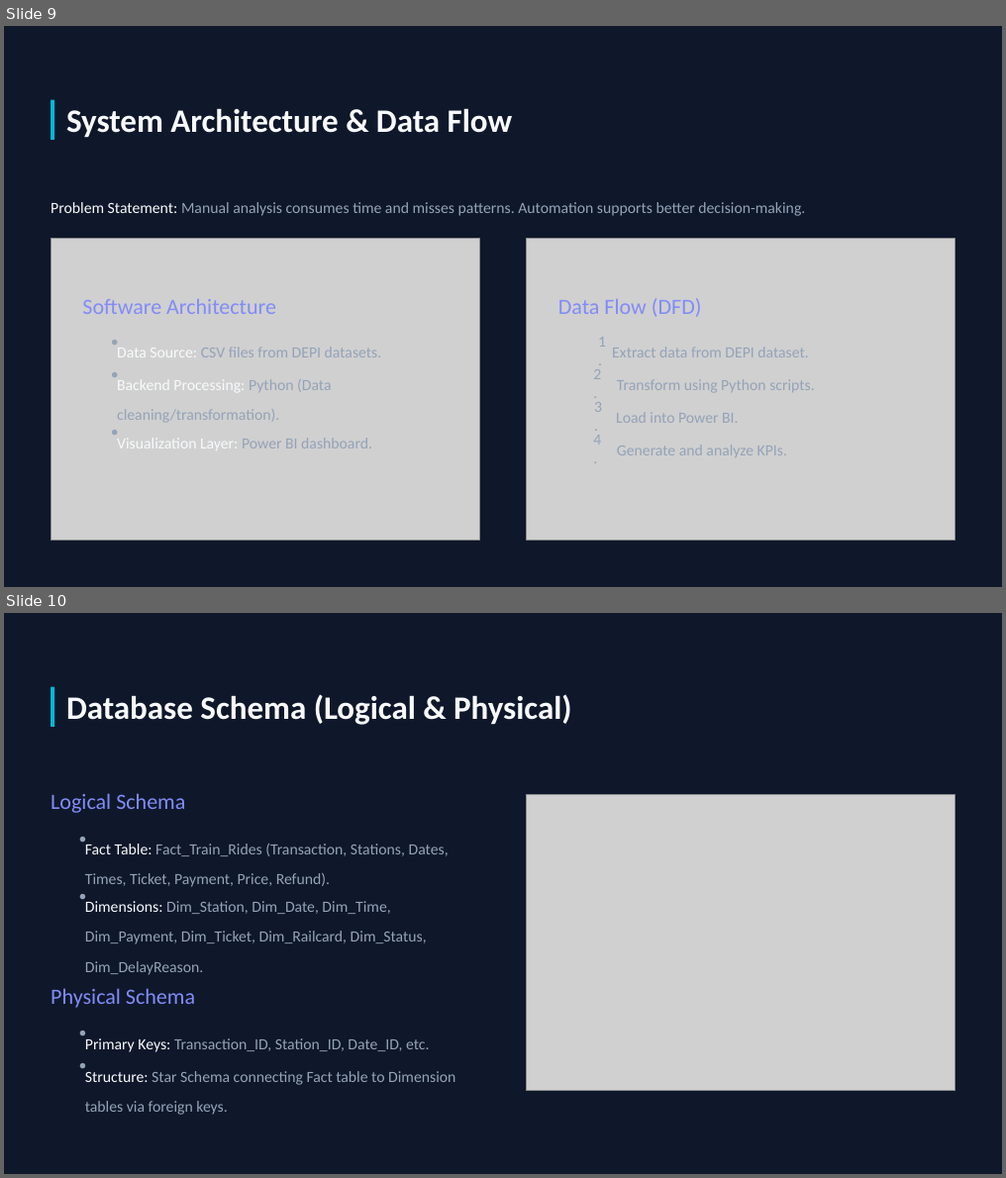
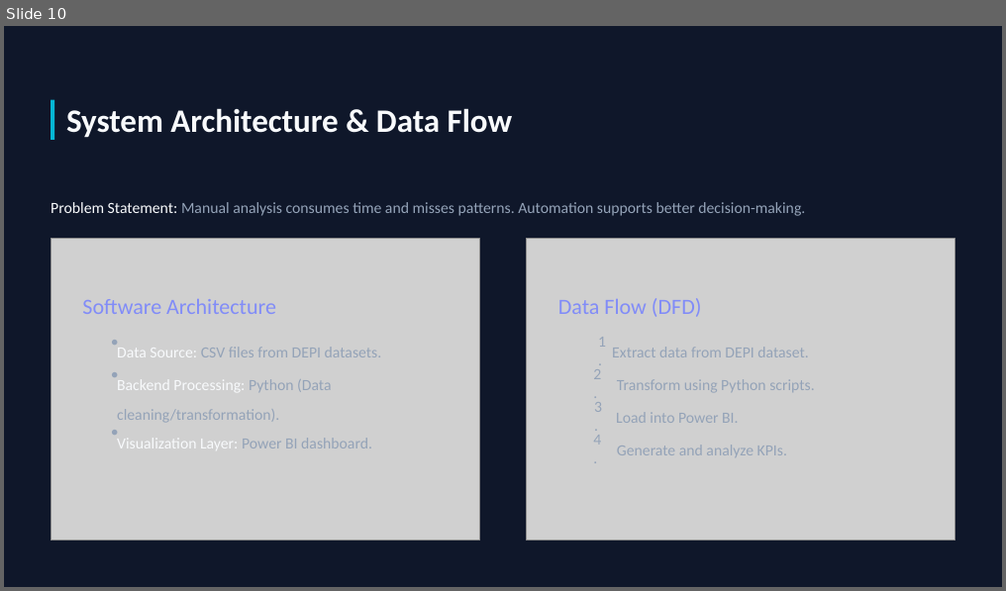
Before and after one commit to mazenezzat1313-DH/UK-Train-Rides, a slide deck: Presenation/Final UK Train Rides .pptx. Shown one above the other, each under a label of ours: slides 9 and 10 before the commit, slide 10 after it. The pictures are 1006x1178 and 1006x591 pixels, drawn with LibreOffice and Linux fonts; fonts in the diff are those of the drawing; grey boxes stand for pictures; background and template pictures are left out. Boxes give left, top, right and bottom in pixels: in the first picture for what was removed or moved away, otherwise in the second. Text is boxed around its words. In the diff, an @@ line names an element or a change of style, - is before the commit and + after.

```diff
--- a/Presenation/Final UK Train Rides .pptx
+++ b/Presenation/Final UK Train Rides .pptx
@@ slide 10 removed at (x1=4, y1=613, x2=1002, y2=1174), background picture (left out) @@
@@ rectangle removed at (x1=51, y1=687, x2=54, y2=727) @@
@@ text removed at (x1=66, y1=694, x2=572, y2=725) @@
-Database Schema (Logical & Physical)
@@ text removed at (x1=51, y1=793, x2=185, y2=813) @@
-Logical Schema
@@ picture removed at (x1=527, y1=795, x2=955, y2=1091) @@
@@ text removed at (x1=79, y1=828, x2=82, y2=853) @@
-•
@@ text removed at (x1=85, y1=844, x2=449, y2=887) @@
-Fact Table: Fact_Train_Rides (Transaction, Stations, Dates, Times, Ticket, Payment, Price, Refund).
@@ text removed at (x1=79, y1=886, x2=82, y2=911) @@
-•
@@ text removed at (x1=85, y1=901, x2=427, y2=975) @@
-Dimensions: Dim_Station, Dim_Date, Dim_Time, Dim_Payment, Dim_Ticket, Dim_Railcard, Dim_Status, Dim_DelayReason.
@@ text removed at (x1=51, y1=988, x2=195, y2=1008) @@
-Physical Schema
@@ text removed at (x1=79, y1=1023, x2=82, y2=1048) @@
-•
@@ text removed at (x1=79, y1=1057, x2=82, y2=1081) @@
-•
@@ text removed at (x1=85, y1=1039, x2=429, y2=1053) @@
-Primary Keys: Transaction_ID, Station_ID, Date_ID, etc.
@@ text removed at (x1=85, y1=1071, x2=455, y2=1115) @@
-Structure: Star Schema connecting Fact table to Dimension tables via foreign keys.
@@ what was slide 9 is now slide 10 @@
```
Also in this commit, not shown: 9 slides changed, 11 slides added, 3 other slides removed.
